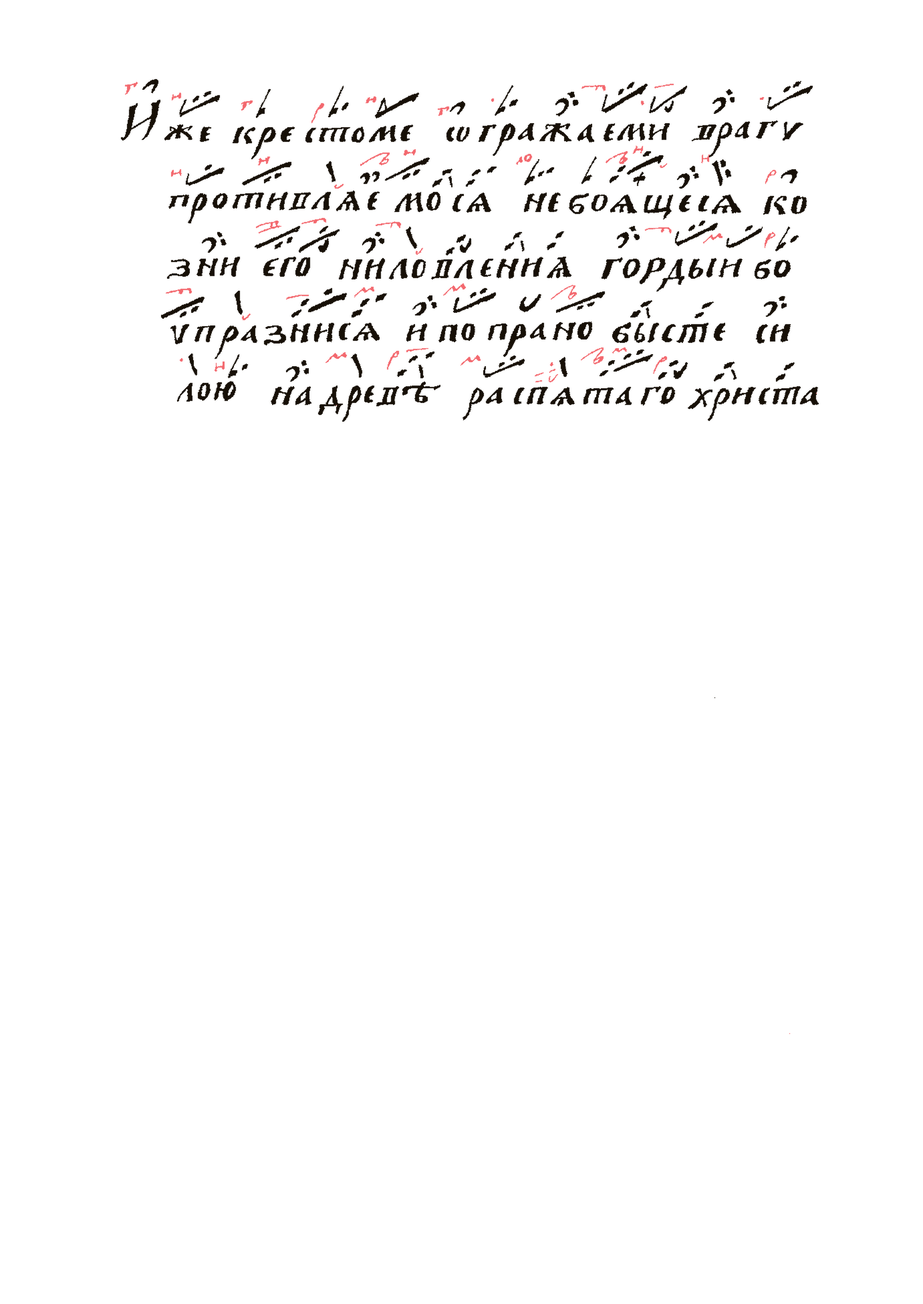
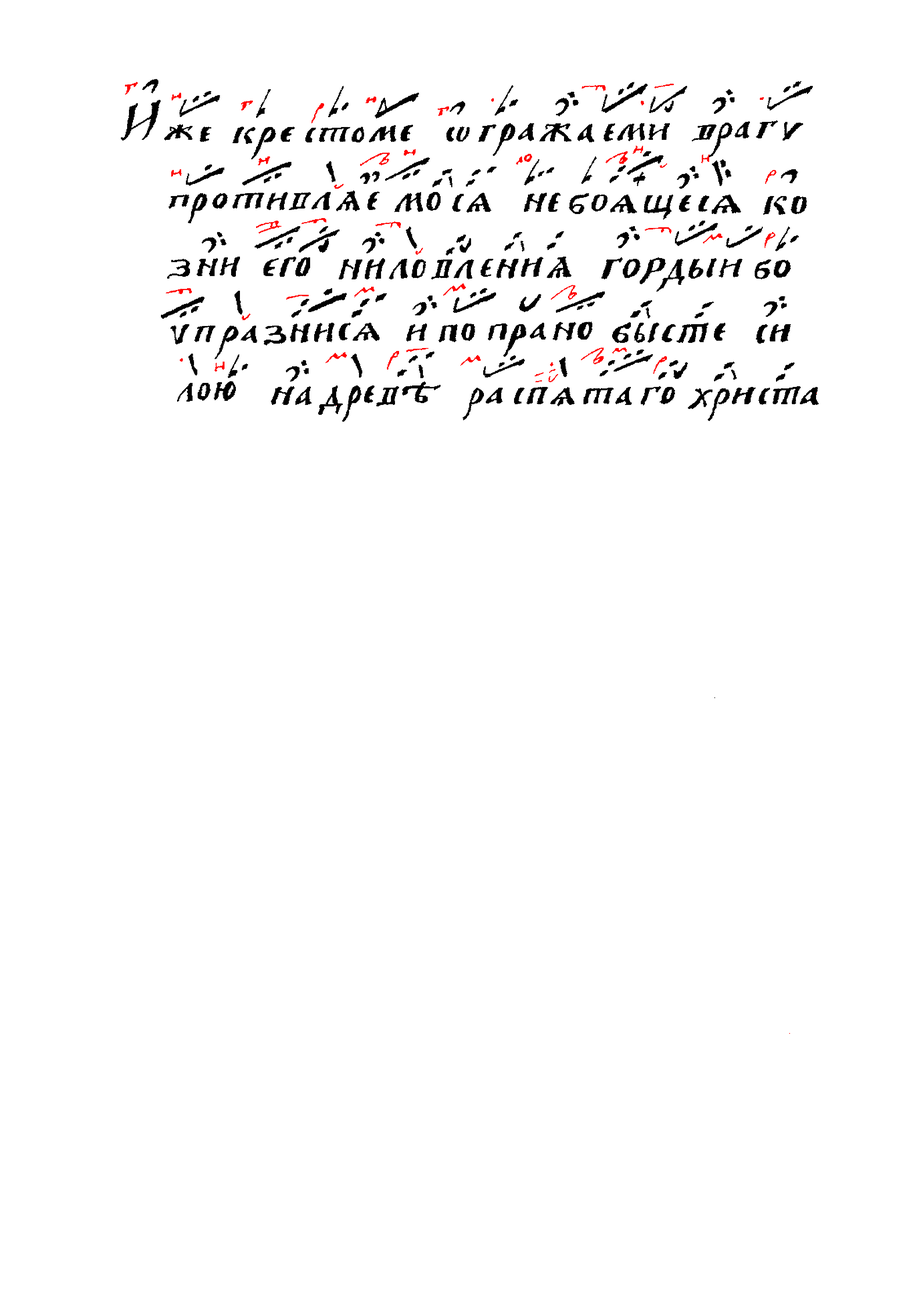
Two versions of the same layered image (923 × 1304). Layer-by-layer changes:
painted on "Червила" over [left=123, top=80, right=818, bottom=1036]
painted on "Чернила" over [left=119, top=77, right=820, bottom=700]
